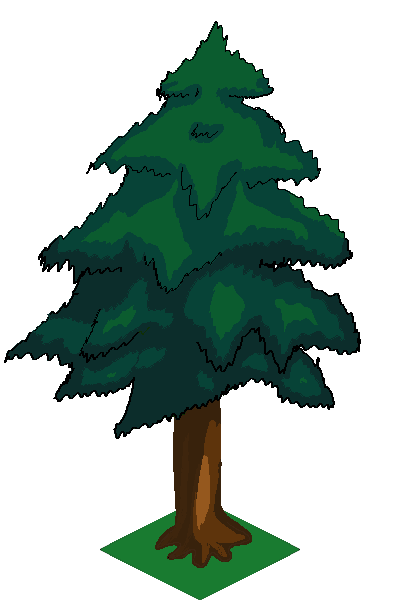
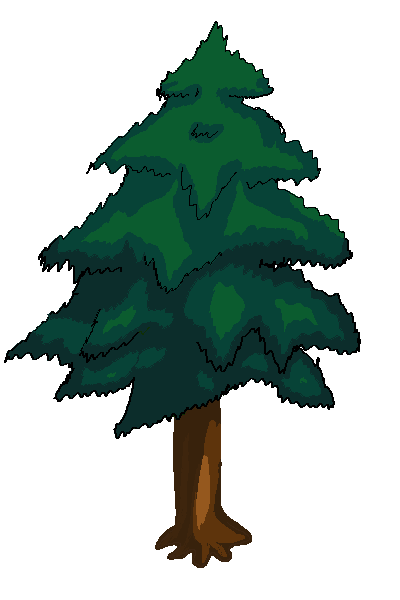
Two versions of the same layered image (400px x 600px). Layer-by-layer changes:
hid "Shape 4" over [100, 510, 300, 600]
